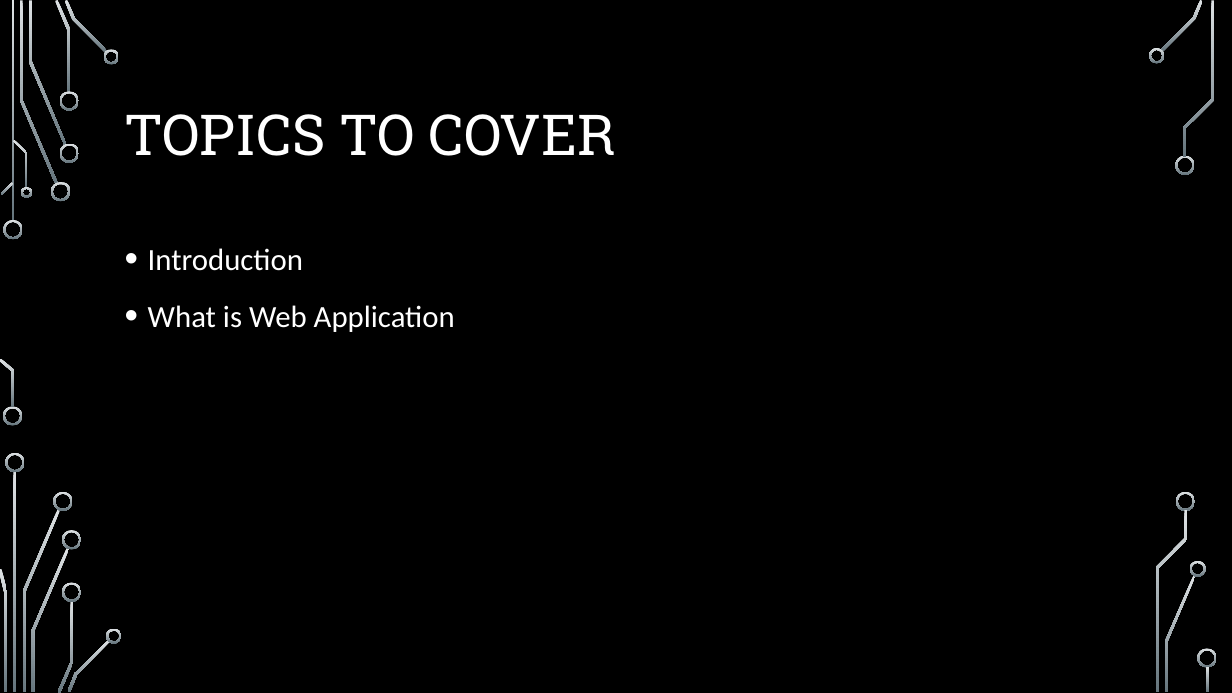
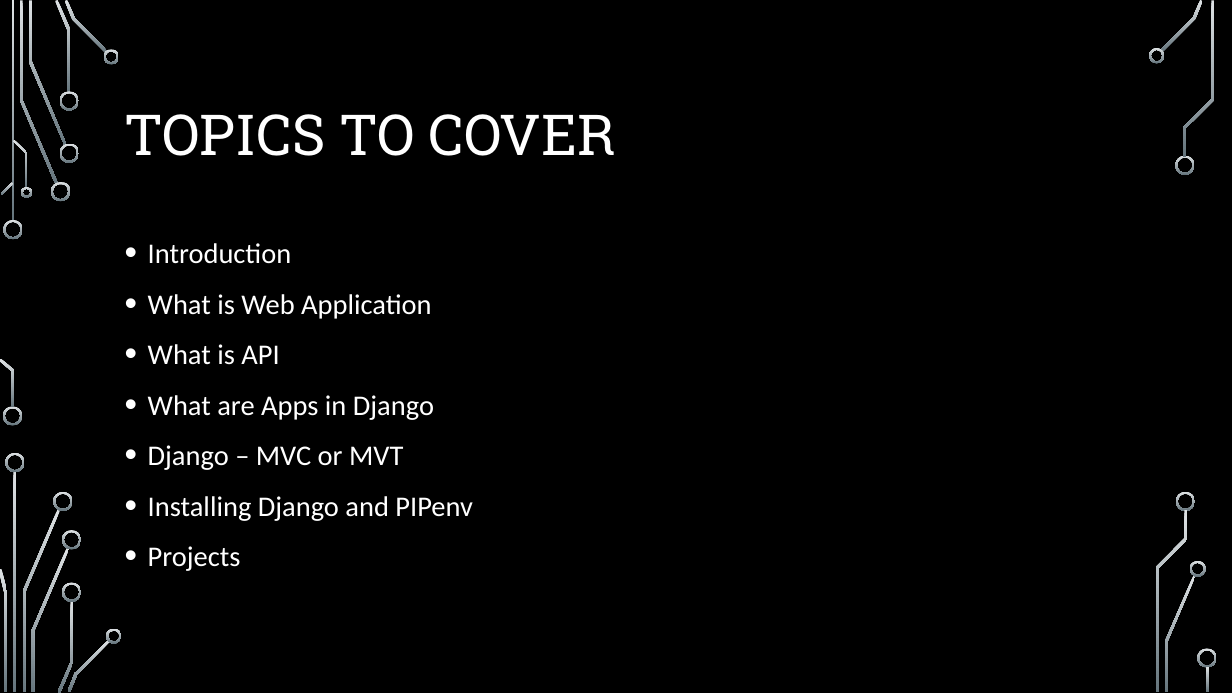
Before and after one commit to gamble4846/DjangoPython, a slide deck: slide 2 of Introduction to Django.pptx. Drawn at 1232x693 pixels with LibreOffice and Linux fonts; fonts in the diff are those of the drawing; background and template pictures are left out. Boxes give left, top, right and bottom in pixels: in the first picture for what was removed or moved away, otherwise in the second. Text is boxed around its words. In the diff, an @@ line names an element or a change of style, - is before the commit and + after.

Commit message:
Updated PPT

```diff
--- a/Introduction to Django.pptx
+++ b/Introduction to Django.pptx
@@ text at box(148, 243, 431, 319): size 24 to 22.2 pt in "Introduction", "What is Web Application"; line spacing 1.2 to 1.1 @@
@@ text at box(148, 344, 472, 571): paragraphs added @@
+• What is API
+• What are Apps in Django
+• Django – MVC or MVT
+• Installing Django and PIPenv
+• Projects
```
Also in this commit, not shown: 1 other slide changed, 6 slides added.
